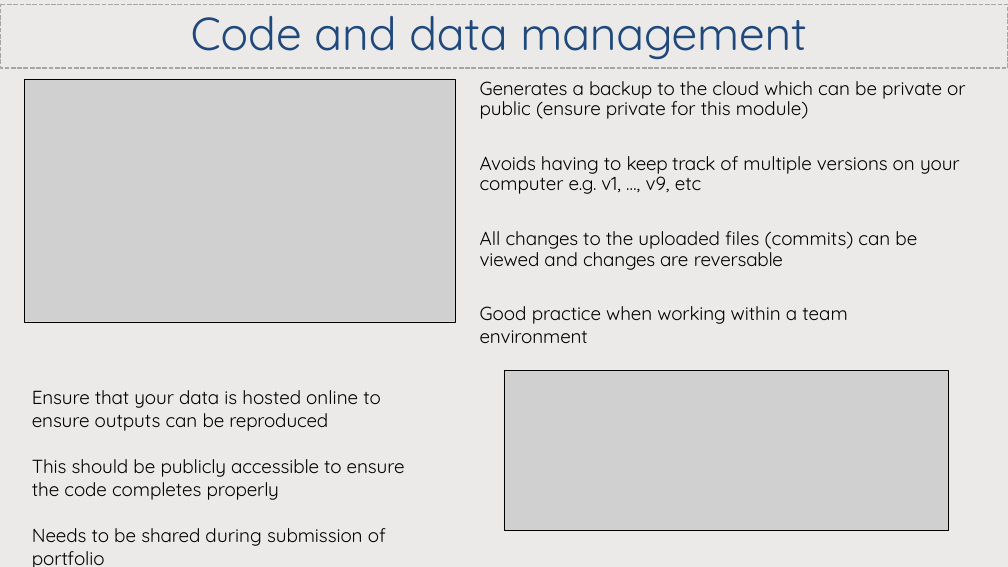
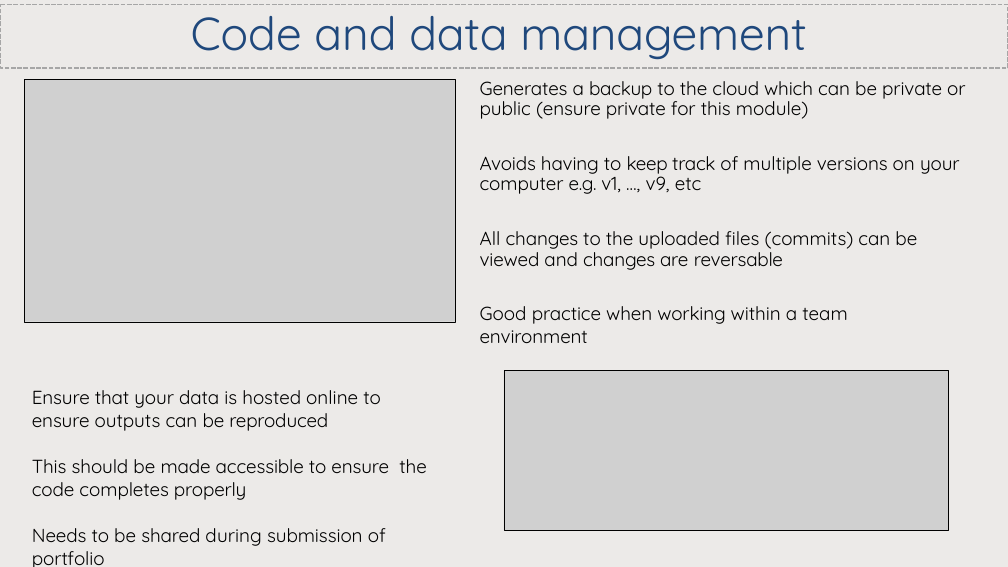
Before and after one commit to CatchmentSci/GEO8026, a slide deck: slide 9 of Block 01/slides/GEO8026_Lecture1.pptx. Drawn at 1008x567 pixels with LibreOffice and Linux fonts; fonts in the diff are those of the drawing; grey boxes stand for pictures. Boxes give left, top, right and bottom in pixels: in the first picture for what was removed or moved away, otherwise in the second. Text is boxed around its words. In the diff, an @@ line names an element or a change of style, - is before the commit and + after.

Commit message:
AY 24/25 updates

```diff
--- a/Block 01/slides/GEO8026_Lecture1.pptx
+++ b/Block 01/slides/GEO8026_Lecture1.pptx
@@ text at (x1=32, y1=459, x2=426, y2=500): text changed @@
-This should be publicly accessible to ensure the code completes properly
+This should be made accessible to ensure the code completes properly
```
